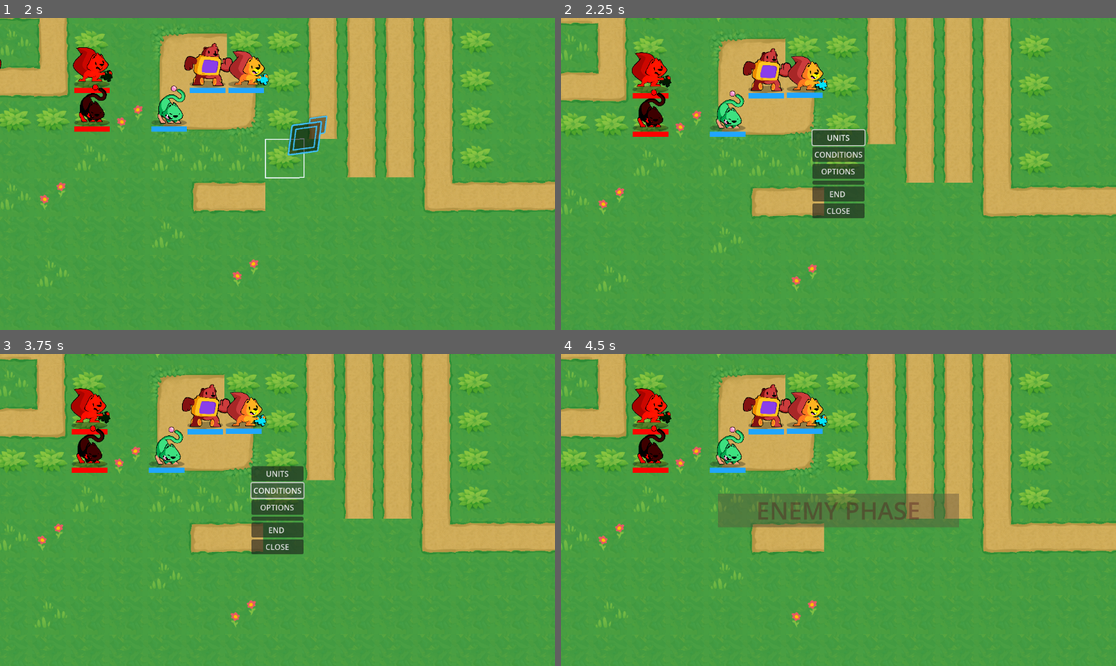
Above: before the commit, frames 1-4 (two rows, left to right).
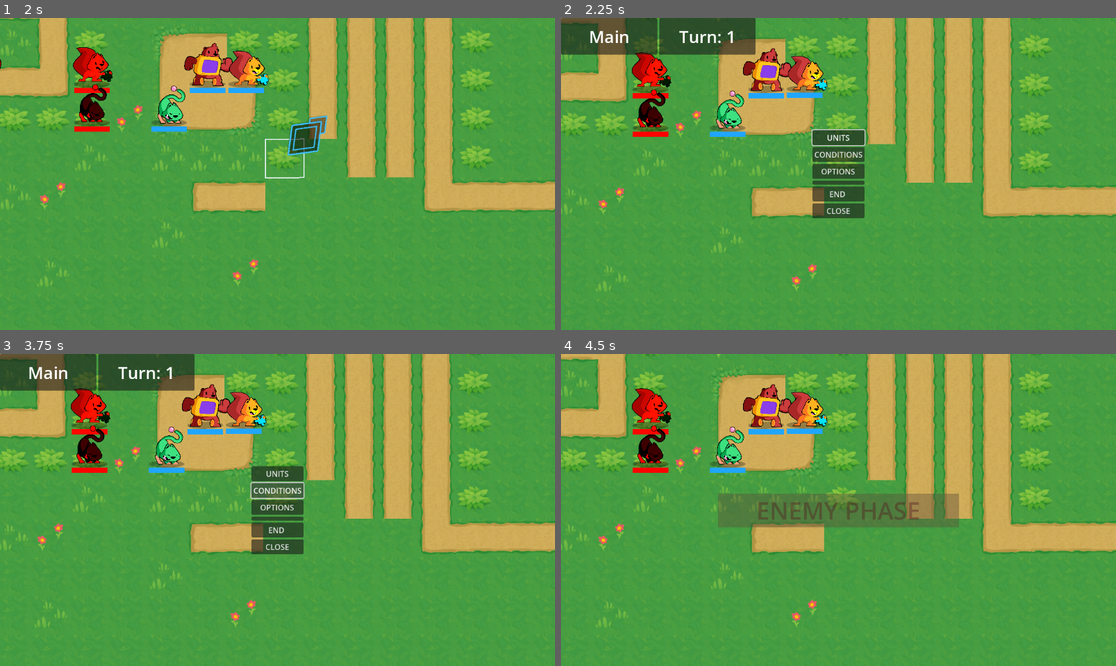
Above: after the commit, the same moments.

Repository: oldhame19/TTRPG
Game: Godot game, scene res://Main.tscn
Two runs of this game, one before a commit and one after it. Both use one fixed random seed, a clock stepped at 60 frames per second and the inputs below.
Inputs (mouse positions are in pixels of both pictures, inside the frame that each line leads up to):
- Up to frame 1 (2 s): tap Enter (ui_accept) at 0.5, 0.77, 1.52 s; move the mouse to (399, 158) at 0.52 s; press the mouse at (399, 158) at 0.53 s; hold Right (ui_right) 0.53-1.28 s; move the mouse to (166, 189) at 1.27 s; release the mouse at (166, 189) at 1.28 s; hold Down (ui_down) from 1.28 s (still down); click (166, 189) at 1.35 s
- Up to frame 2 (2.25 s): move the mouse to (894, 105) at 2.02 s; release Down (ui_down) at 2.03 s; press the mouse at (894, 105) at 2.03 s; hold Right (ui_right) from 2.03 s (still down)
- Up to frame 3 (3.75 s): release Right (ui_right) at 2.75 s; release the mouse at (333, 441) at 2.75 s; click "UNITS" at 2.75 s; click "CONDITIONS" at 3.5 s
- Up to frame 4 (4.5 s): click "END" at 4.25 s

Frame 1 is identical in both runs. In frame 2, 4.1% of the frame differs, in the area x 0-36%, y 0-12%; in frame 3, 4.1%; in frame 4, nothing differs.

Commit message:
Turn Count
and scene name

Diff:
--- a/Combat/Scripts/turn_manager.gd
+++ b/Combat/Scripts/turn_manager.gd
@@ -12,6 +12,8 @@
 
 var phases: Array[String] = ["player", "enemy"]
 var current_phase_index: int = 0
+var turn_count: int = 1
+
 var _phase_ending: bool = false
 
 var unit_groups := {
@@ -64,6 +66,11 @@
 		return
 
 	current_phase_index = (current_phase_index + 1) % phases.size()
+
+		# Increment turn count only when cycling back to player phase
+	if current_phase_index == 0:
+		turn_count += 1
+
 	print("Switched to phase index:", current_phase_index)
 	call_deferred("start_phase", phases[current_phase_index])
 	_phase_ending = false
--- a/GUI/PauseMenu/Pause Menu.tscn
+++ b/GUI/PauseMenu/Pause Menu.tscn
@@ -1,6 +1,12 @@
-[gd_scene load_steps=2 format=3 uid="uid://dmmna53xx1mlm"]
+[gd_scene load_steps=4 format=3 uid="uid://dmmna53xx1mlm"]
 
 [ext_resource type="Script" uid="uid://jw1tyojb6qav" path="res://GUI/PauseMenu/PauseMenu.gd" id="1_drvyg"]
+
+[sub_resource type="LabelSettings" id="LabelSettings_drvyg"]
+font_size = 35
+
+[sub_resource type="LabelSettings" id="LabelSettings_45top"]
+font_size = 35
 
 [node name="PauseMenu" type="CanvasLayer"]
 script = ExtResource("1_drvyg")
@@ -43,6 +49,53 @@
 layout_mode = 2
 text = "CLOSE"
 
+[node name="HBoxContainer" type="HBoxContainer" parent="."]
+offset_right = 404.0
+offset_bottom = 76.0
+size_flags_horizontal = 3
+
+[node name="Panel" type="Panel" parent="HBoxContainer"]
+custom_minimum_size = Vector2(200, 0)
+layout_mode = 2
+
+[node name="ChapterLabel" type="Label" parent="HBoxContainer/Panel"]
+layout_mode = 1
+anchors_preset = 8
+anchor_left = 0.5
+anchor_top = 0.5
+anchor_right = 0.5
+anchor_bottom = 0.5
+offset_left = -80.5
+offset_top = -24.5
+offset_right = 80.5
+offset_bottom = 24.5
+grow_horizontal = 2
+grow_vertical = 2
+size_flags_horizontal = 3
+label_settings = SubResource("LabelSettings_drvyg")
+horizontal_alignment = 1
+
+[node name="Panel2" type="Panel" parent="HBoxContainer"]
+custom_minimum_size = Vector2(200, 0)
+layout_mode = 2
+
+[node name="TurnLabel" type="Label" parent="HBoxContainer/Panel2"]
+layout_mode = 1
+anchors_preset = 8
+anchor_left = 0.5
+anchor_top = 0.5
+anchor_right = 0.5
+anchor_bottom = 0.5
+offset_left = -0.5
+offset_top = -24.5
+offset_right = 0.5
+offset_bottom = 24.5
+grow_horizontal = 2
+grow_vertical = 2
+size_flags_horizontal = 2
+label_settings = SubResource("LabelSettings_45top")
+horizontal_alignment = 1
+
 [connection signal="pressed" from="VBoxContainer/UnitsButton" to="." method="_on_units_button_pressed"]
 [connection signal="pressed" from="VBoxContainer/OptionsButton" to="." method="_on_options_button_pressed"]
 [connection signal="pressed" from="VBoxContainer/EndTurnButton" to="." method="_on_end_turn_button_pressed"]
--- a/GUI/PauseMenu/PauseMenu.gd
+++ b/GUI/PauseMenu/PauseMenu.gd
@@ -4,9 +4,23 @@
 @onready var cursor: Cursor = get_parent()._cursor
 @onready var turn_manager: TurnManager = get_parent().turn_manager
 
+# Updated paths to labels inside panels
+@onready var chapter_label: Label = $HBoxContainer/Panel/ChapterLabel
+@onready var turn_label: Label = $HBoxContainer/Panel2/TurnLabel
+
 func _ready() -> void:
 	$VBoxContainer/UnitsButton.grab_focus()
 	_disable_cursor()
+
+	# Update chapter name from current scene
+	var scene_name = get_tree().current_scene.name
+	chapter_label.text = scene_name
+
+	# Update turn number from TurnManager
+	if turn_manager:
+		turn_label.text = "Turn: " + str(turn_manager.turn_count)
+	else:
+		turn_label.text = "Turn: - "
 
 # ================= Cursor =================
 
